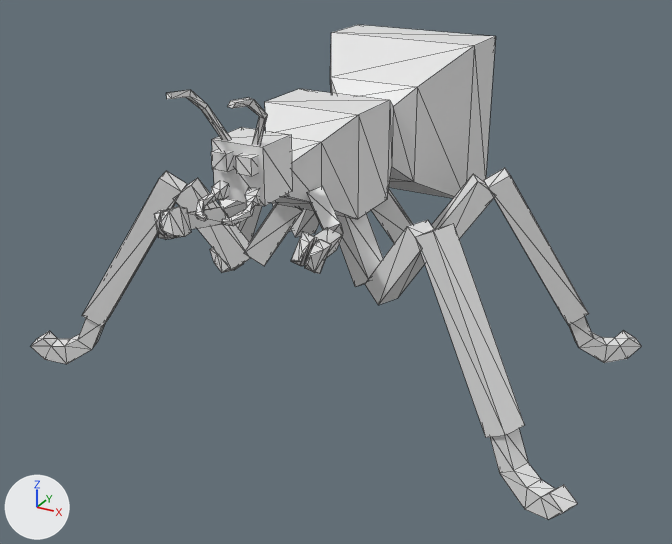
The glTF model assets/spider.glb as it was, and as the next commit left it.
Both versions are drawn from a 50 mm camera at (2.69, -5.59, 1.61) aimed at (-0.04, -0.63, -0.87). Arrows for +X, +Y and +Z are at lower left; the lights stay in place. Mesh edges are drawn as thin lines. Where no turn or scale is listed for an object, it has been applied to the vertices. Vertices at the same position are counted once.
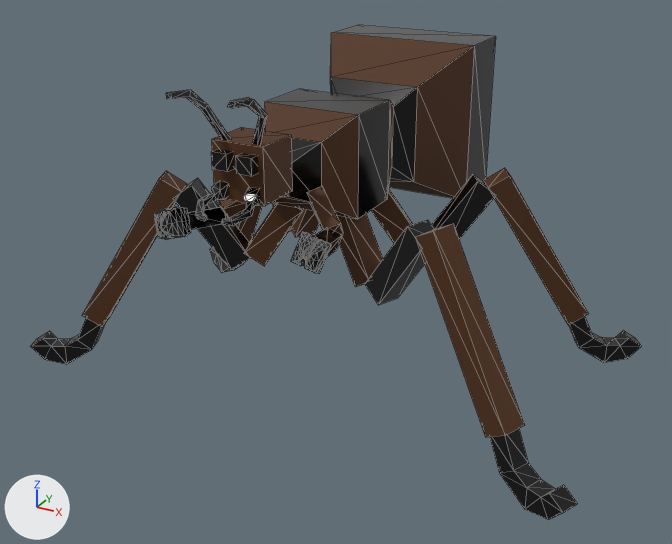
Commit message: Изменил паукана

What differs and where, as boxes [x1, y1, x2, y2] in the pictures (672 x 544 px):
```json
{"part": 1, "of": "me_cube", "change": "built on", "before": [154, 207, 331, 274], "after": [154, 207, 331, 274]}
{"part": 2, "of": "me_cube", "change": "recoloured", "before": [82, 33, 589, 437], "after": [82, 33, 589, 437], "on screen": "white to brown"}
{"part": 3, "of": "me_cube", "change": "recoloured", "before": [31, 25, 641, 519], "after": [31, 25, 641, 519], "on screen": "white to black"}
```

The change, as JSON lines over the scene's bpy script:
```json
{"op": "add", "block": "mat_brown", "code": ["mat_brown = principled_material('Brown')", "mat_brown.base_color = (0.0767, 0.0247, 0.00296)  # brown #4e2c0a", "mat_brown.roughness = 0.72"]}
{"op": "add", "block": "mat_black_glossy", "code": ["mat_black_glossy = principled_material('Black_glossy')", "mat_black_glossy.base_color = (0.0, 0.0, 0.0)  # black #000000", "mat_black_glossy.roughness = 0.138"]}
{"block": "me_cube", "where": "# used by ob_cube; location = (0.0, 1.209, 0.0)"}
{"op": "remove", "block": "me_cube", "code": "me_cube.from_pydata(...)  # 416 vertices, 704 faces; spans x -1.89..1.89, y -3.26..0.03, z -1.54..0.59"}
{"op": "add", "block": "me_cube", "code": "me_cube.from_pydata(...)  # 584 vertices, 1040 faces; spans x -1.89..1.89, y -3.26..0.03, z -1.54..0.59"}
{"block": "me_cube", "change": "me_cube part 1"}
{"block": "me_cube", "change": "112 faces are deleted"}
{"block": "me_cube", "change": "142 vertices are added at x -0.54..0.54, y -3.08..-2.9, z -0.32..-0.12"}
{"block": "me_cube", "change": "7 new vertices lie (0.02, 0.01, 0.06) away from vertices in x 0.35..0.5, y -3.06..-2.93, z -0.3..-0.25"}
{"block": "me_cube", "change": "7 new vertices lie (-0.02, 0.01, 0.06) away from vertices in x -0.5..-0.35, y -3.06..-2.93, z -0.3..-0.25"}
{"block": "me_cube", "change": "5 new vertices lie (-0.02, -0.02, -0.07) away from vertices in x 0.39..0.53, y -3.0..-2.89, z -0.19..-0.12"}
{"block": "me_cube", "change": "7 new vertices lie (0.02, -0.02, -0.07) away from vertices in x -0.54..-0.39, y -3.0..-2.89, z -0.19..-0.12"}
{"block": "me_cube", "change": "448 new faces join them, mat_black_glossy (black #000000)"}
{"block": "me_cube", "change": "me_cube part 2: 166 faces spanning x -1.53..1.53, y -2.96..-0.21, z -1.23..0.53 switch from mat_material (white #e7e7e7) to mat_brown (brown #4e2b0a)"}
{"block": "me_cube", "change": "me_cube part 3: 426 faces spanning x -1.89..1.89, y -3.26..0.03, z -1.54..0.59 switch from mat_material (white #e7e7e7) to mat_black_glossy (black #000000)"}
```
